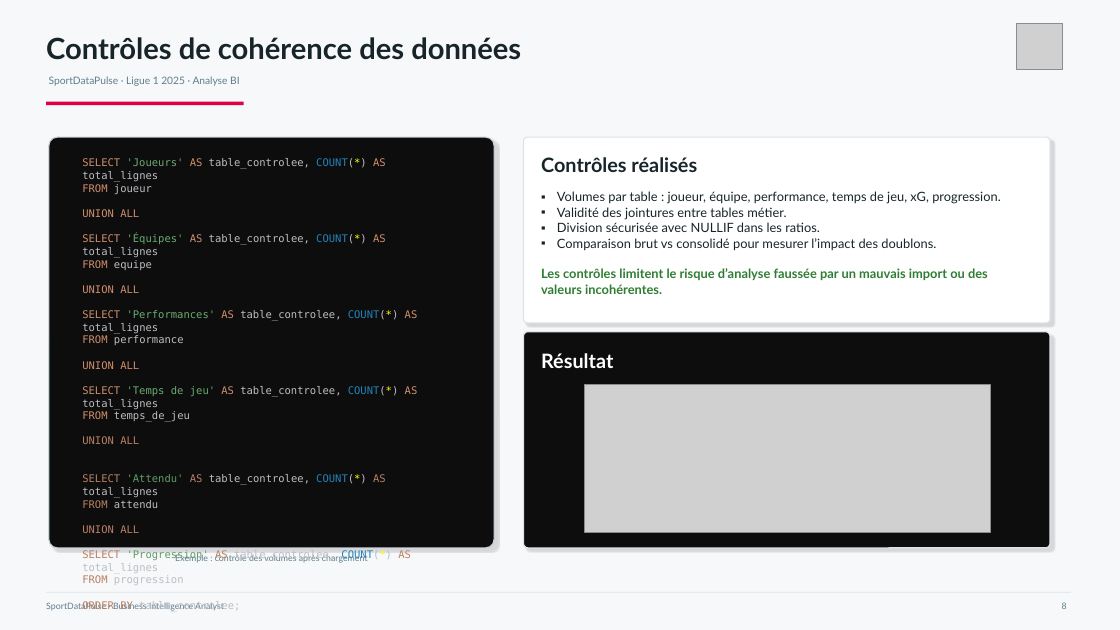
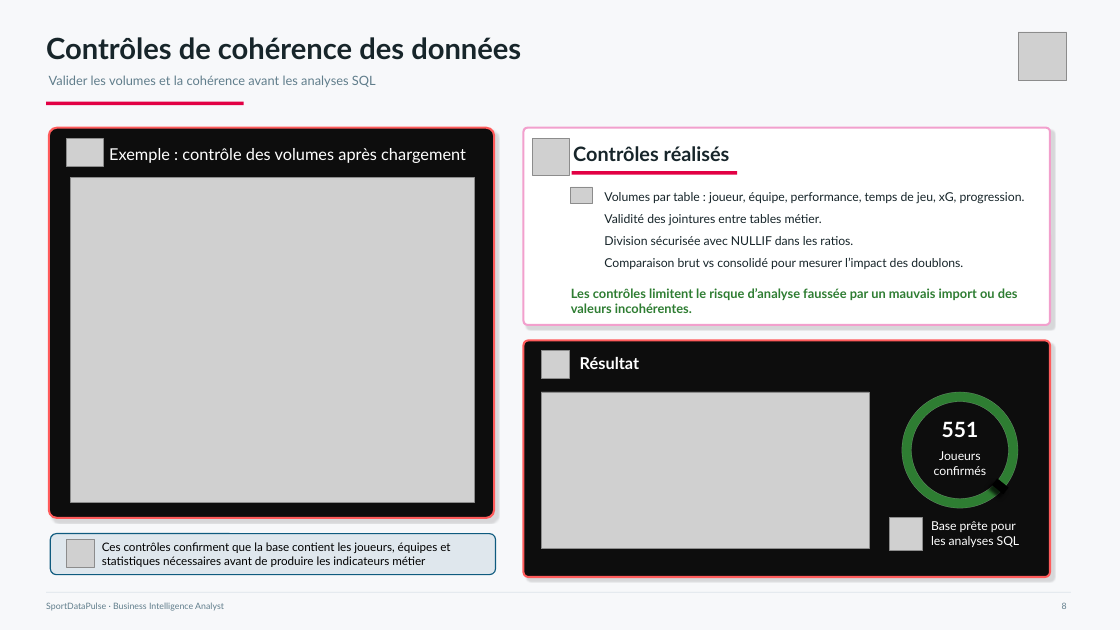
Before and after one commit to steve57000/projet-ligue1, a slide deck: slide 8 of livrables/Presentation_P5_SportDataPulse.pptx. Drawn at 1120x630 pixels with LibreOffice and Linux fonts; fonts in the diff are those of the drawing; grey boxes stand for pictures; background and template pictures are left out. Boxes give left, top, right and bottom in pixels: in the first picture for what was removed or moved away, otherwise in the second. Text is boxed around its words. In the diff, an @@ line names an element or a change of style, - is before the commit and + after.

```diff
--- a/livrables/Presentation_P5_SportDataPulse.pptx
+++ b/livrables/Presentation_P5_SportDataPulse.pptx
@@ picture: place and size @@
-picture at [1017,24,1063,70]
+picture at [1018,32,1067,81]
@@ text at [49,75,376,87]: text changed; size 8.8 to 11 pt @@
-SportDataPulse · Ligue 1 2025 · Analyse BI
+Valider les volumes et la cohérence avant les analyses SQL
@@ rounded rectangle: place and size @@
-rounded rectangle at [49,137,494,548]
+rounded rectangle at [49,128,494,518]
@@ rounded rectangle at [49,128,494,518]: outline #C9D3DA 1 pt to #FF5B5B 1.75 pt @@
@@ picture added at [66,139,103,166] @@
@@ text "Exemple : contrôle des volumes ...": place and size @@
-text "Exemple : contrôle des volumes ..." at [175,554,368,563]
+text "Exemple : contrôle des volumes ..." at [109,148,466,163]
@@ text "Exemple : contrôle des volumes ..." at [109,148,466,163]: size 7.5 to 14 pt, text colour #607D8B to #FFFFFF; alignment centre to left @@
@@ rounded rectangle: place and size @@
-rounded rectangle at [523,137,1050,323]
+rounded rectangle at [523,128,1050,325]
@@ rounded rectangle at [523,128,1050,325]: outline #DCE4EA 1 pt to #F2A1CE 1.75 pt @@
@@ picture added at [533,139,570,176] @@
@@ text "Contrôles réalisés": place and size @@
-text "Contrôles réalisés" at [541,157,697,172]
+text "Contrôles réalisés" at [573,146,730,161]
@@ picture added at [70,177,475,502] @@
@@ text removed at [82,158,418,561] @@
-SELECT 'Joueurs' AS table_controlee, COUNT(*) AS total_lignes
-FROM joueur
-UNION ALL
-SELECT 'Équipes' AS table_controlee, COUNT(*) AS total_lignes
-FROM equipe
-UNION ALL
-SELECT 'Performances' AS table_controlee, COUNT(*) AS total_lignes
-FROM performance
-UNION ALL
-SELECT 'Temps de jeu' AS table_controlee, COUNT(*) AS total_lignes
-FROM temps_de_jeu
-UNION ALL
-SELECT 'Attendu' AS table_controlee, COUNT(*) AS total_lignes
-FROM attendu
-UNION ALL
-SELECT 'Progression' AS table_controlee, COUNT(*) AS total_lignes
-FROM progression
-ORDER BY table_controlee;
@@ line added from (572, 173) to (738, 173), #E20044 3 pt @@
@@ picture added at [571,187,593,204] @@
@@ text "Volumes par table : joueur, ...": place and size @@
-text "Volumes par table : joueur, ..." at [557,191,1001,251]
+text "Volumes par table : joueur, ..." at [604,192,1025,269]
@@ text "Volumes par table : joueur, ..." at [604,192,1025,269]: size 11 to 10.5 pt; bullet ▪ to none; line spacing 1 to 1.5 @@
@@ text "Les contrôles limitent le risque ...": place and size @@
-text "Les contrôles limitent le risque ..." at [541,268,988,294]
+text "Les contrôles limitent le risque ..." at [571,288,1018,313]
@@ rounded rectangle: place and size @@
-rounded rectangle at [523,332,1050,548]
+rounded rectangle at [523,340,1050,577]
@@ rounded rectangle at [523,340,1050,577]: outline #DCE4EA 1 pt to #FF5B5B 1.75 pt @@
@@ picture added at [541,350,569,378] @@
@@ text "Résultat": place and size @@
-text "Résultat" at [541,353,613,368]
+text "Résultat" at [580,357,640,369]
@@ text "Résultat" at [580,357,640,369]: size 17 to 14 pt @@
@@ picture: place and size @@
-picture at [585,385,991,533]
+picture at [541,392,870,549]
@@ donut added at [902,392,1018,508], fill #2E7D32, outline #FFFFFF 0.25 pt @@
@@ text added at [934,421,986,475], 10.5 pt, text #FFFFFF @@
+551
+Joueurs
+confirmés
@@ rectangle added at [992,479,1008,494], fill #000000 @@
@@ rounded rectangle added at [50,534,496,575], fill #0F5B7F at 10% opacity, outline #0F5B7F 1 pt @@
@@ picture added at [66,539,94,567] @@
@@ picture added at [890,518,923,551] @@
@@ text added at [931,521,1020,547], 10.5 pt, text #FFFFFF @@
+Base prête pour les analyses SQL
@@ text added at [102,542,450,567], 10 pt, text #000000 @@
+Ces contrôles confirment que la base contient les joueurs, équipes et statistiques nécessaires avant de produire les indicateurs métier
```
Also in this commit, not shown: 16 other slides changed, 3 slides added, 1 slide removed, 9 other files.
